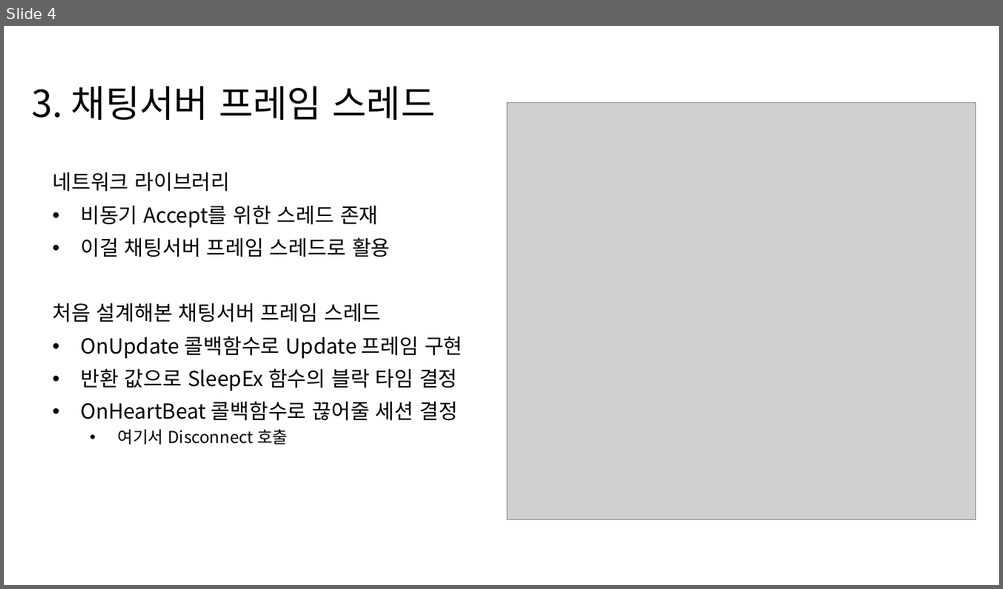
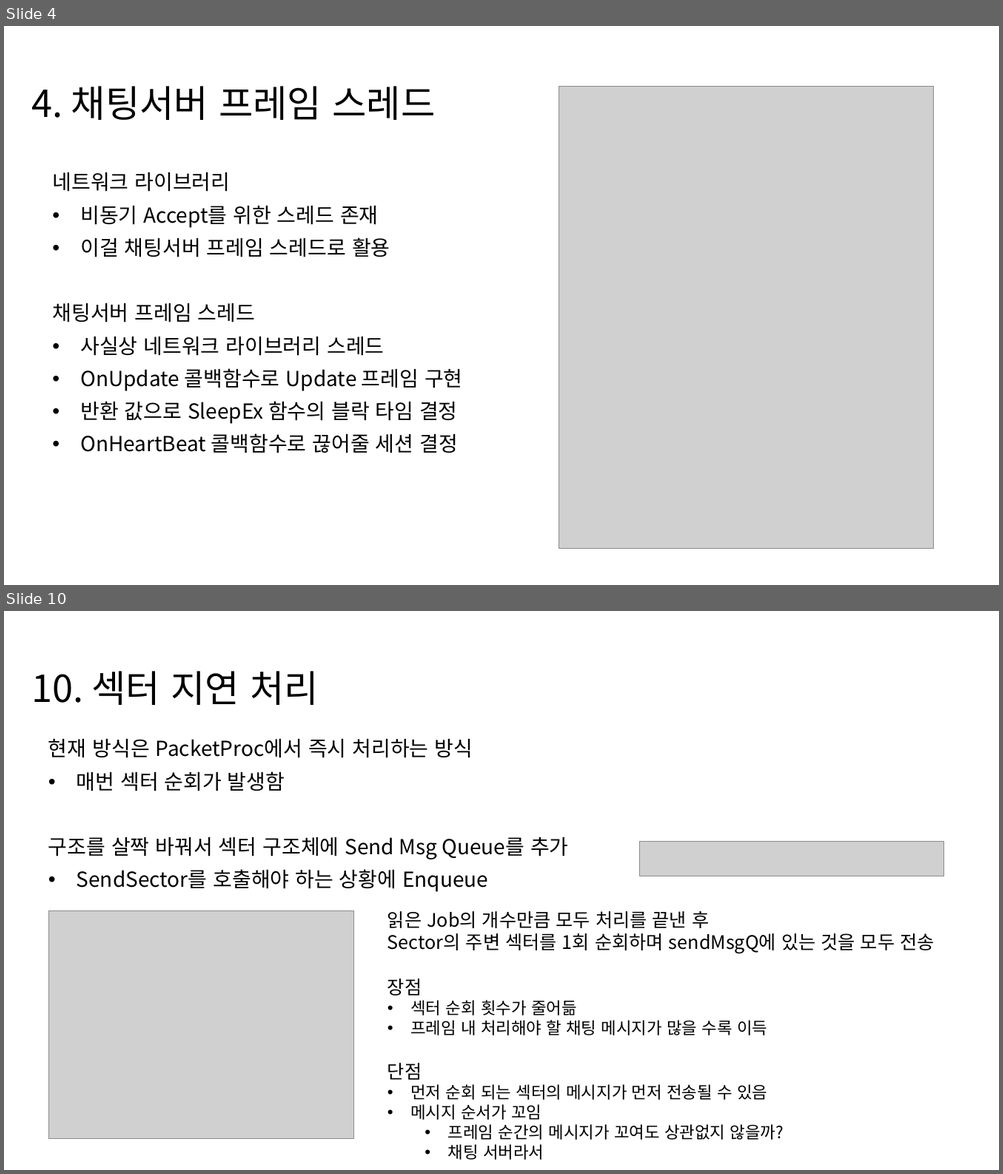
Before and after one commit to MyungHyun-Ahn/Portfolio, a slide deck: 04_IOCP_ChatServer/IOCP_ChatServer/싱글스레드채팅서버_설계.pptx. Shown one above the other, each under a label of ours: slide 4 before the commit, slides 4 and 10 after it; the slides between them are not shown. The pictures are 1003x589 and 1003x1174 pixels, drawn with LibreOffice and Linux fonts; fonts in the diff are those of the drawing; grey boxes stand for pictures. Boxes give left, top, right and bottom in pixels: in the first picture for what was removed or moved away, otherwise in the second. Text is boxed around its words. In the diff, an @@ line names an element or a change of style, - is before the commit and + after.

Commit message:
싱글 채팅 서버

```diff
--- a/04_IOCP_ChatServer/IOCP_ChatServer/싱글스레드채팅서버_설계.pptx
+++ b/04_IOCP_ChatServer/IOCP_ChatServer/싱글스레드채팅서버_설계.pptx
@@ slide 10 added at (x1=4, y1=611, x2=999, y2=1170), background #FFFFFF @@
@@ title added at (x1=31, y1=671, x2=318, y2=705), 36 pt, text #000000 @@
+10. 섹터 지연 처리
@@ subtitle added at (x1=48, y1=738, x2=569, y2=892), 20 pt, text #000000 @@
+현재 방식은 PacketProc에서 즉시 처리하는 방식
+• 매번 섹터 순회가 발생함
+구조를 살짝 바꿔서 섹터 구조체에 Send Msg Queue를 추가
+• SendSector를 호출해야 하는 상황에 Enqueue
@@ picture added at (x1=640, y1=842, x2=943, y2=877) @@
@@ picture added at (x1=48, y1=911, x2=353, y2=1139) @@
@@ text added at (x1=387, y1=911, x2=933, y2=1160), 16 pt, text #000000 @@
+읽은 Job의 개수만큼 모두 처리를 끝낸 후
+Sector의 주변 섹터를 1회 순회하며 sendMsgQ에 있는 것을 모두 전송
+장점
+• 섹터 순회 횟수가 줄어듦
+• 프레임 내 처리해야 할 채팅 메시지가 많을 수록 이득
+단점
+• 먼저 순회 되는 섹터의 메시지가 먼저 전송될 수 있음
+• 메시지 순서가 꼬임
+  • 프레임 순간의 메시지가 꼬여도 상관없지 않을까?
+  • 채팅 서버라서
@@ slide 4 changed as well @@
@@ title at (x1=31, y1=86, x2=435, y2=120): text changed @@
-3. 채팅서버 프레임 스레드
+4. 채팅서버 프레임 스레드
@@ picture resized from (x1=507, y1=103, x2=976, y2=520) to (x1=558, y1=86, x2=933, y2=549) @@
@@ subtitle at (x1=52, y1=303, x2=384, y2=356): text changed @@
-처음 설계해본 채팅서버 프레임 스레드
+채팅서버 프레임 스레드
+• 사실상 네트워크 라이브러리 스레드
@@ subtitle at (x1=118, y1=429, x2=287, y2=445): paragraph removed @@
-  • 여기서 Disconnect 호출
```
Also in this commit, not shown: 4 other slides changed, 4 other slides added, 3 other files.
